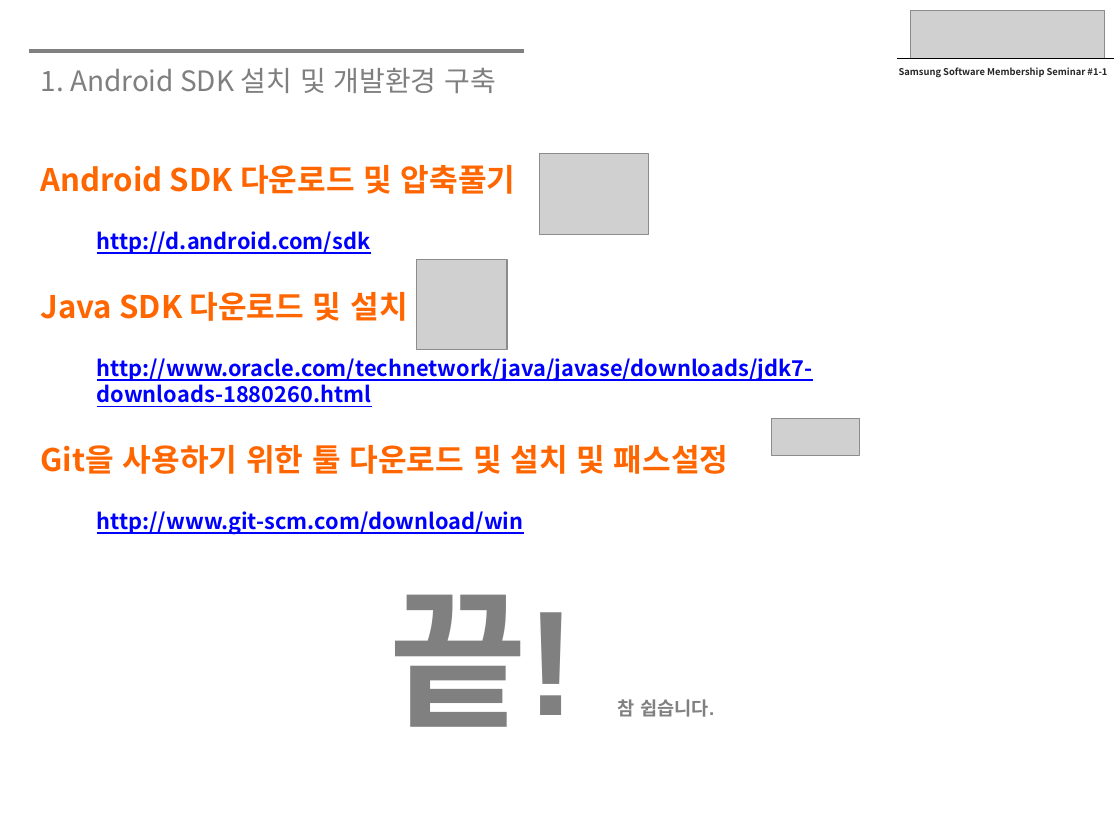
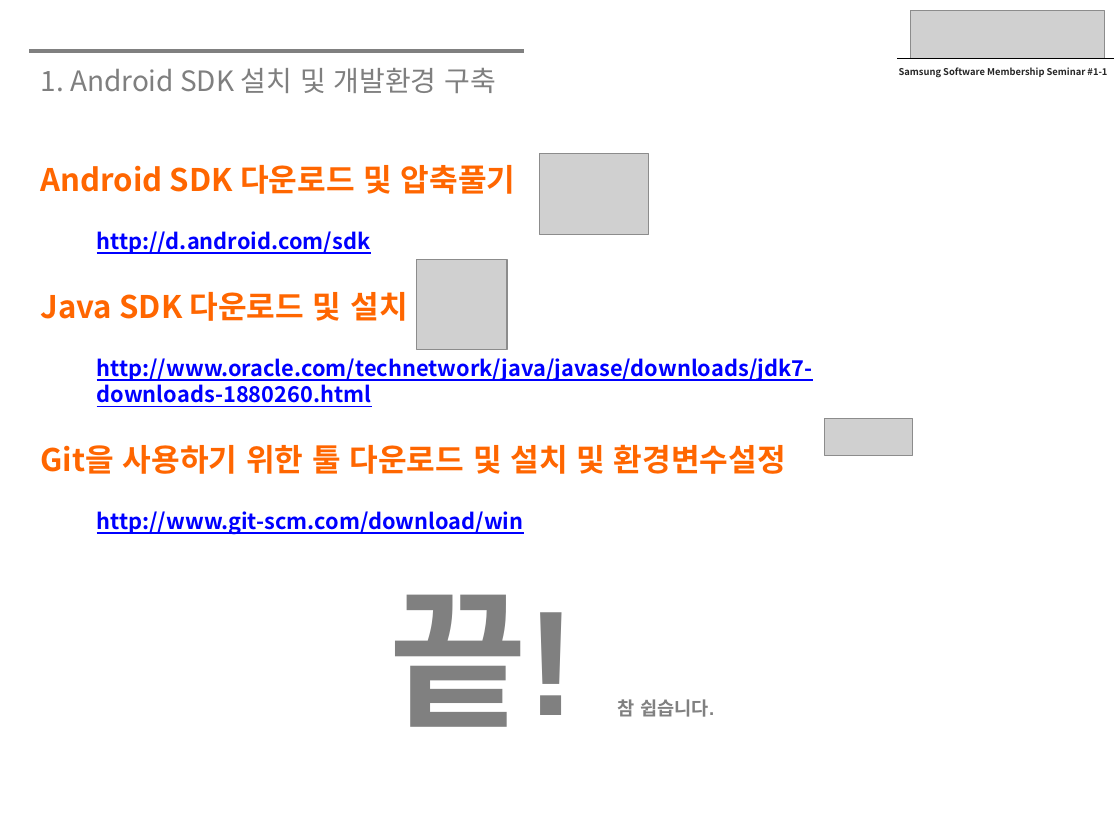
Before and after one commit to yjaeseok/gnssm_android_codelab, a slide deck: slide 3 of docs/1일차-20140326.pptx. Drawn at 1120x840 pixels with LibreOffice and Linux fonts; fonts in the diff are those of the drawing; grey boxes stand for pictures; background and template pictures are left out. Boxes give left, top, right and bottom in pixels: in the first picture for what was removed or moved away, otherwise in the second. Text is boxed around its words. In the diff, an @@ line names an element or a change of style, - is before the commit and + after.

```diff
--- a/docs/1일차-20140326.pptx
+++ b/docs/1일차-20140326.pptx
@@ picture: place and size @@
-picture at [772,419,860,456]
+picture at [824,419,913,456]
@@ text at [41,444,786,474]: text changed @@
-Git을 사용하기 위한 툴 다운로드 및 설치 및 패스설정
+Git을 사용하기 위한 툴 다운로드 및 설치 및 환경변수설정
```
Also in this commit, not shown: 3 other slides changed, 32 slides added, 1 slide removed, 48 other files.
